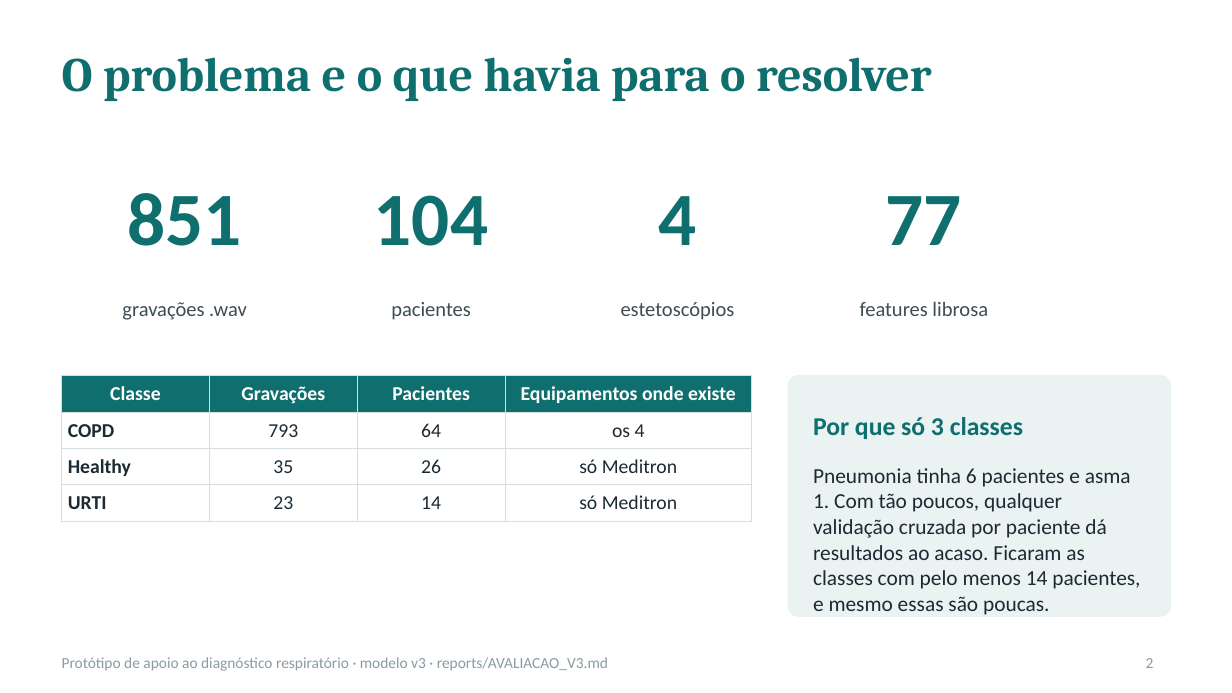
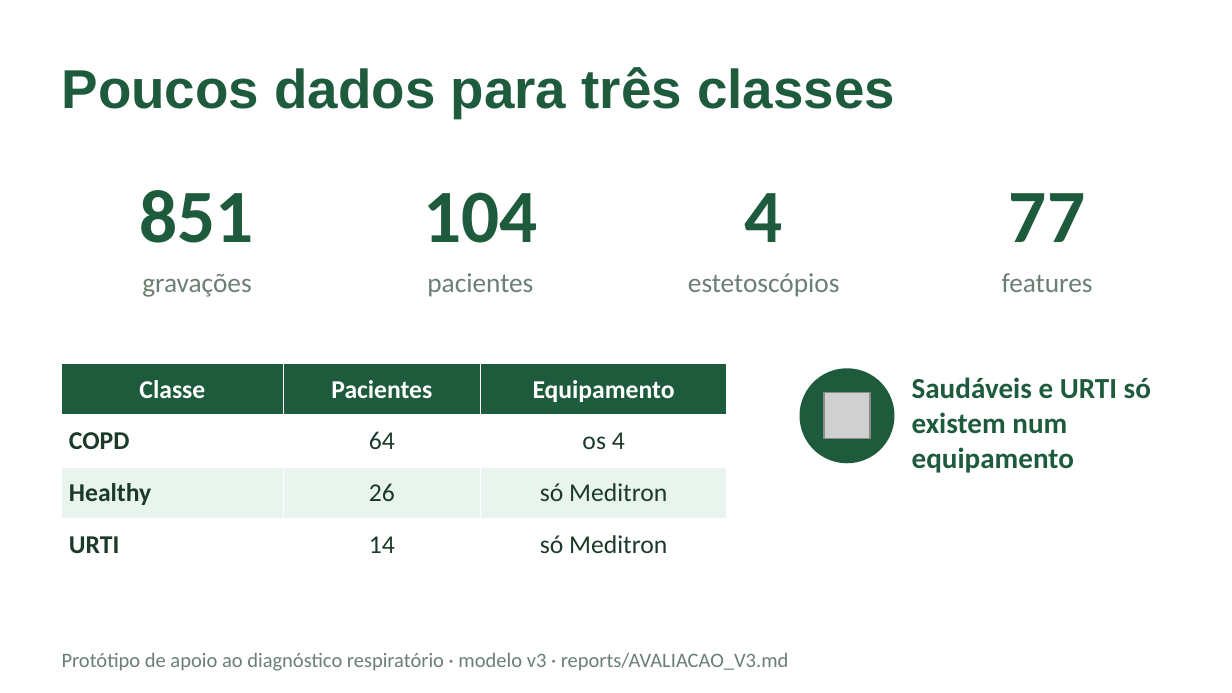
Before and after one commit to pintoleodgar/projeto-cdg-respiratori, a slide deck: slide 2 of relatorio/Apresentacao.pptx. Drawn at 1232x693 pixels with LibreOffice and Linux fonts; fonts in the diff are those of the drawing; grey boxes stand for pictures. Boxes give left, top, right and bottom in pixels: in the first picture for what was removed or moved away, otherwise in the second. Text is boxed around its words. In the diff, an @@ line names an element or a change of style, - is before the commit and + after.

```diff
--- a/relatorio/Apresentacao.pptx
+++ b/relatorio/Apresentacao.pptx
@@ title "Poucos dados para três classes" at [62,67,895,118]: vertical alignment top to middle @@
@@ title at [62,67,895,118]: text changed; size 28 to 32 pt; font Cambria to Arial; text colour #0F6E6E to #1E5A3C @@
-O problema e o que havia para o resolver
+Poucos dados para três classes
@@ text "104": place and size @@
-text "104" at [374,195,488,246]
+text "104" at [423,192,537,243]
@@ text "4": place and size @@
-text "4" at [658,196,696,245]
+text "4" at [745,193,783,242]
@@ text colour #0F6E6E to #1E5A3C in 4 elements at [140,190,254,243], [423,192,537,243], [745,193,783,242], [1009,193,1085,242] @@
@@ text "77": place and size @@
-text "77" at [886,196,962,245]
+text "77" at [1009,193,1085,242]
@@ text "gravações" at [142,274,251,297]: vertical alignment middle to top @@
@@ text "pacientes": place and size @@
-text "pacientes" at [391,302,471,320]
+text "pacientes" at [427,273,533,297]
@@ text "pacientes" at [427,273,533,297]: size 12 to 16 pt, text colour #3E4C54 to #6B7F74; vertical alignment middle to top @@
@@ text "estetoscópios" at [688,273,840,297]: size 12 to 16 pt, text colour #3E4C54 to #6B7F74; vertical alignment middle to top @@
@@ text "estetoscópios": place and size @@
-text "estetoscópios" at [621,302,735,320]
+text "estetoscópios" at [688,273,840,297]
@@ text "features" at [1002,273,1093,292]: vertical alignment middle to top @@
@@ text at [142,274,251,297]: text changed; size 12 to 16 pt; text colour #3E4C54 to #6B7F74 @@
-gravações .wav
+gravações
@@ text at [1002,273,1093,292]: text changed; size 12 to 16 pt; text colour #3E4C54 to #6B7F74 @@
-features librosa
+features
@@ table at [62,363,727,557] @@
-column 2: Gravações | 793 | 35 | 23
-column 3, row 1: Equipamentos onde existe
+column 3, row 1: Equipamento
@@ table: place and size @@
-table at [62,376,752,513]
+table at [62,363,727,557]
@@ rounded rectangle removed at [788,376,1170,616] @@
@@ ellipse added at [801,370,893,462], fill #1E5A3C, outline #1E5A3C 1.5 pt @@
@@ text at [912,377,1151,473]: text changed; size 12.5 to 17 pt; text colour #1B2A33 to #1E5A3C; bold on @@
-Pneumonia tinha 6 pacientes e asma 1. Com tão poucos, qualquer validação cruzada por paciente dá resultados ao acaso. Ficaram as classes com pelo menos 14 pacientes, e mesmo essas são poucas.
+Saudáveis e URTI só existem num equipamento
@@ text removed at [813,417,1023,439] @@
-Por que só 3 classes
@@ picture added at [824,393,871,440] @@
@@ text "Protótipo de apoio ao diagnóstico ..." at [62,653,789,671]: size 9 to 12 pt, text colour #8A9BA3 to #6B7F74 @@
@@ page number removed at [1146,658,1154,668] @@
-2
```
Also in this commit, not shown: 11 other slides changed, 1 other file.
